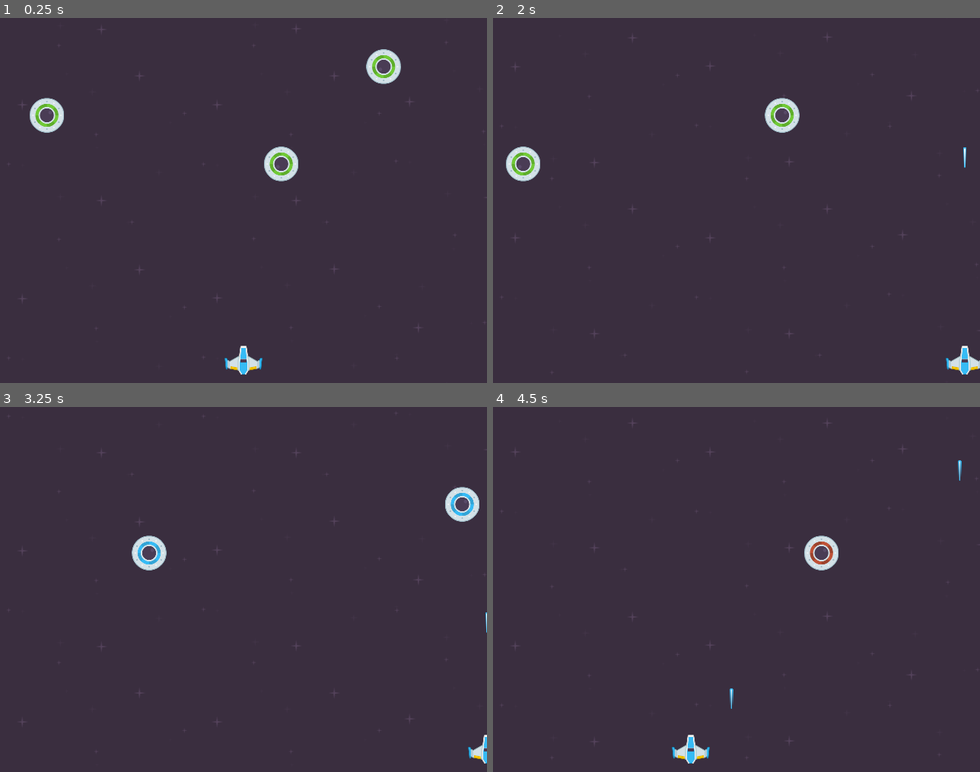
Above: before the commit, frames 1-4 (two rows, left to right).
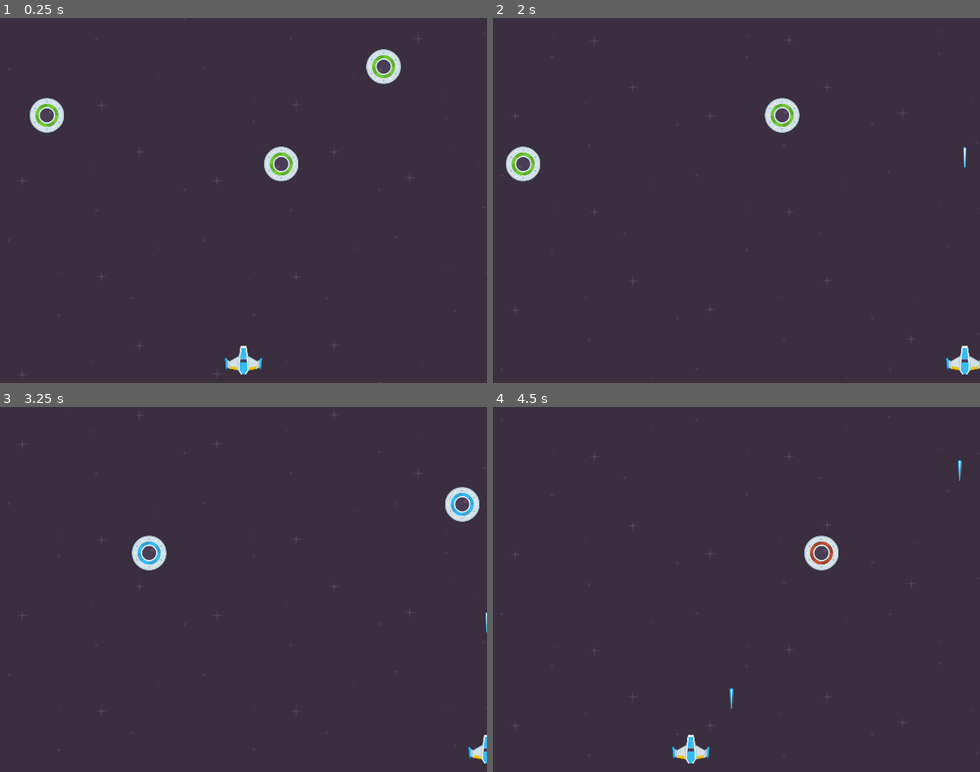
Above: after the commit, the same moments.

Repository: adelagon/godot-microgames-jam
Game: Godot game, scene res://games/shoot_the_aliens/scenes/Window/window.tscn
The game is run twice, just before and just after one commit, with the same random seed, the same clock (stepped at 60 frames per second) and the same inputs.
Inputs:
- Up to frame 1 (0.25 s): no input
- Up to frame 2 (2 s): hold D (move_right) 0.53-1.28 s; tap Space (button0) at 0.6, 1.35 s; hold S (move_down) from 1.28 s (still down)
- Up to frame 3 (3.25 s): release S (move_down) at 2.03 s; hold D (move_right) 2.03-2.78 s; tap Space (button0) at 2.1, 2.85 s; hold W (move_up) from 2.78 s (still down)
- Up to frame 4 (4.5 s): release W (move_up) at 3.53 s; hold A (move_left) from 3.53 s (still down); tap Space (button0) at 3.6, 4.35 s

The runs differ from the first frame. In frame 1, less than 0.1% of the frame differs, in the area x 1-100%, y 0-100%; in frame 2, less than 0.1%, in the area x 1-100%, y 5-98%; in frame 3, less than 0.1%; in frame 4, less than 0.1%.

Commit message:
Updated SFX

Diff:
--- a/games/shoot_the_aliens/scenes/Background/parallax_background.gd
+++ b/games/shoot_the_aliens/scenes/Background/parallax_background.gd
@@ -1,6 +1,6 @@
 extends ParallaxBackground
 
-var scroll_speed = 100
+var scroll_speed = 500
 
 
 func _process(delta) -> void:
--- a/games/shoot_the_aliens/scenes/UFO/ufo.tscn
+++ b/games/shoot_the_aliens/scenes/UFO/ufo.tscn
@@ -6,7 +6,6 @@
 [ext_resource type="Texture2D" uid="uid://b5vyi88c2s0gh" path="res://games/shoot_the_aliens/assets/sprites/ufo_red.png" id="3_ded1n"]
 [ext_resource type="Texture2D" uid="uid://cdegg3xl1wdss" path="res://games/shoot_the_aliens/assets/sprites/ufo_yellow.png" id="4_xv5gt"]
 [ext_resource type="Texture2D" uid="uid://cslxw2jag4vbm" path="res://games/shoot_the_aliens/assets/sprites/explosion00.png" id="6_t8qxo"]
-[ext_resource type="AudioStream" uid="uid://dkie62g0m2y1u" path="res://games/shoot_the_aliens/assets/sounds/sfx_ufo_hit.ogg" id="6_vj7ha"]
 [ext_resource type="Texture2D" uid="uid://bsf20beve3rks" path="res://games/shoot_the_aliens/assets/sprites/explosion01.png" id="7_hdv5a"]
 [ext_resource type="Texture2D" uid="uid://bpjkwkyfab5sh" path="res://games/shoot_the_aliens/assets/sprites/explosion02.png" id="8_ec7nw"]
 [ext_resource type="Texture2D" uid="uid://o73lwcsw13v" path="res://games/shoot_the_aliens/assets/sprites/explosion03.png" id="9_gqxj1"]
@@ -15,6 +14,7 @@
 [ext_resource type="Texture2D" uid="uid://b3qgf8vsi3b7d" path="res://games/shoot_the_aliens/assets/sprites/explosion06.png" id="12_eipgl"]
 [ext_resource type="Texture2D" uid="uid://dmh2740fy06hq" path="res://games/shoot_the_aliens/assets/sprites/explosion07.png" id="13_kuugq"]
 [ext_resource type="Texture2D" uid="uid://djso5mmus2xro" path="res://games/shoot_the_aliens/assets/sprites/explosion08.png" id="14_rea4f"]
+[ext_resource type="AudioStream" uid="uid://csbxnmggrx7fm" path="res://games/shoot_the_aliens/assets/sounds/sfx_ufo_explosion.ogg" id="15_npfiq"]
 
 [sub_resource type="SpriteFrames" id="SpriteFrames_qojse"]
 animations = [{
@@ -84,6 +84,7 @@
 shape = SubResource("CircleShape2D_6x5rb")
 
 [node name="HitSFX" type="AudioStreamPlayer2D" parent="."]
-stream = ExtResource("6_vj7ha")
+stream = ExtResource("15_npfiq")
+volume_db = 10.0
 
 [connection signal="area_entered" from="." to="." method="_on_area_entered"]
--- a/games/shoot_the_aliens/scenes/Window/window.gd
+++ b/games/shoot_the_aliens/scenes/Window/window.gd
@@ -56,6 +56,7 @@
 	return ufos
 
 func new_game():
+	$AmbientSFX.play()
 	spawn_ufos()
 	$Player.position = $StartPosition.position
 	$Player.show()
--- a/games/shoot_the_aliens/scenes/Window/window.tscn
+++ b/games/shoot_the_aliens/scenes/Window/window.tscn
@@ -1,9 +1,10 @@
-[gd_scene load_steps=5 format=3 uid="uid://cwwf18aujgkkq"]
+[gd_scene load_steps=6 format=3 uid="uid://cwwf18aujgkkq"]
 
 [ext_resource type="Script" path="res://games/shoot_the_aliens/scenes/Window/window.gd" id="1_24vav"]
 [ext_resource type="PackedScene" uid="uid://de6ee86vdnl7w" path="res://games/shoot_the_aliens/scenes/UFO/ufo.tscn" id="2_6j6y6"]
 [ext_resource type="PackedScene" uid="uid://dwmmds663c0ba" path="res://games/shoot_the_aliens/scenes/Player/player.tscn" id="2_k6ybg"]
 [ext_resource type="PackedScene" uid="uid://btxxksohhn4i3" path="res://games/shoot_the_aliens/scenes/Background/parallax_background.tscn" id="3_xv545"]
+[ext_resource type="AudioStream" uid="uid://coojc15w1x8ur" path="res://games/shoot_the_aliens/assets/sounds/sfx_ambient.ogg" id="5_nmx28"]
 
 [node name="Window" type="Node"]
 script = ExtResource("1_24vav")
@@ -15,3 +16,6 @@
 
 [node name="StartPosition" type="Marker2D" parent="."]
 position = Vector2(320, 450)
+
+[node name="AmbientSFX" type="AudioStreamPlayer2D" parent="."]
+stream = ExtResource("5_nmx28")
Not shown, added: games/shoot_the_aliens/assets/sounds/sfx_ambient.ogg.import
Not shown, added: games/shoot_the_aliens/assets/sounds/sfx_ufo_explosion.ogg.import
Not shown, removed: games/shoot_the_aliens/assets/sounds/sfx_ufo_hit.ogg.import
Not shown, added: games/shoot_the_aliens/assets/sounds/sfx_ambient.ogg
Not shown, added: games/shoot_the_aliens/assets/sounds/sfx_ufo_explosion.ogg
Not shown, removed: games/shoot_the_aliens/assets/sounds/sfx_ufo_hit.ogg
